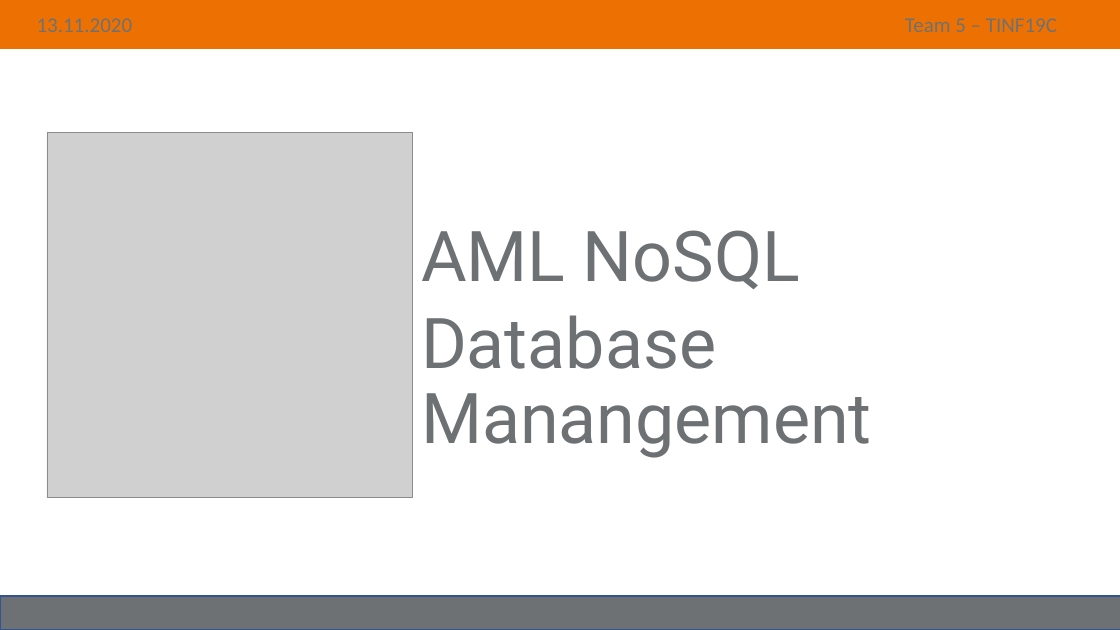
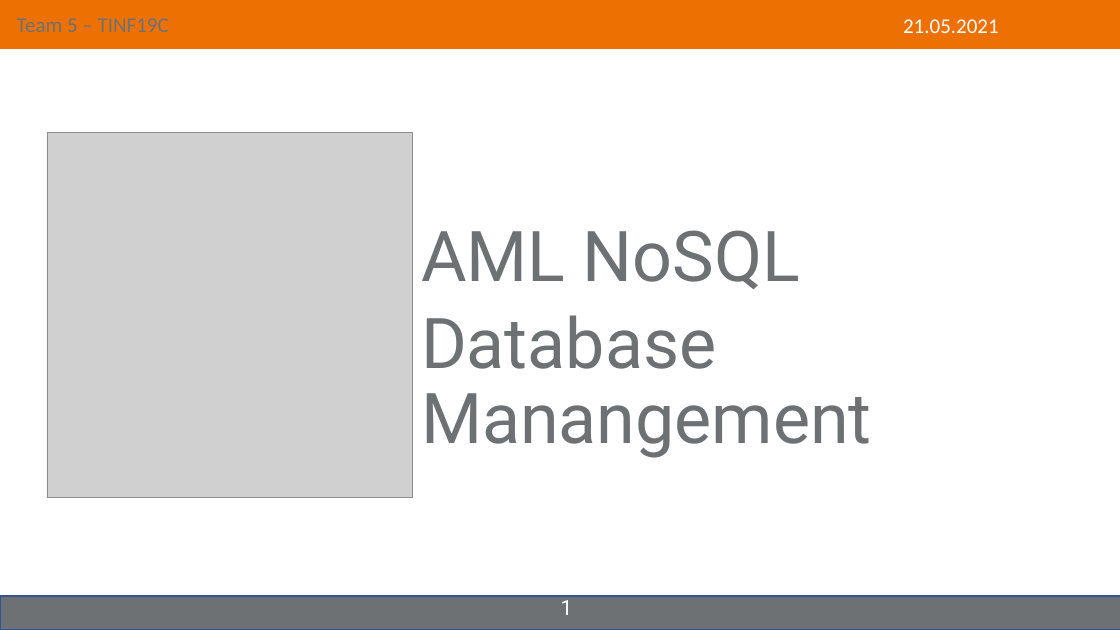
Before and after one commit to NurNils/aml-nosql-database-management, a slide deck: slide 1 of PROJECT/Presentation/Tinf19C_Team5_Presentation.pptx. Drawn at 1120x630 pixels with LibreOffice and Linux fonts; fonts in the diff are those of the drawing; grey boxes stand for pictures. Boxes give left, top, right and bottom in pixels: in the first picture for what was removed or moved away, otherwise in the second. Text is boxed around its words. In the diff, an @@ line names an element or a change of style, - is before the commit and + after.

```diff
--- a/PROJECT/Presentation/Tinf19C_Team5_Presentation.pptx
+++ b/PROJECT/Presentation/Tinf19C_Team5_Presentation.pptx
@@ text at (17,18,169,32): text changed @@
-13.11.2020 Team 5 – TINF19C
+Team 5 – TINF19C
@@ text added at (903,19,999,33), 18 pt, text #FFFFFF @@
+21.05.2021
@@ page number added at (329,591,581,624), 18 pt, text #FFFFFF @@
+1
```
Also in this commit, not shown: 16 other slides changed, 3 slides added, 1 slide removed, 1 other file.
